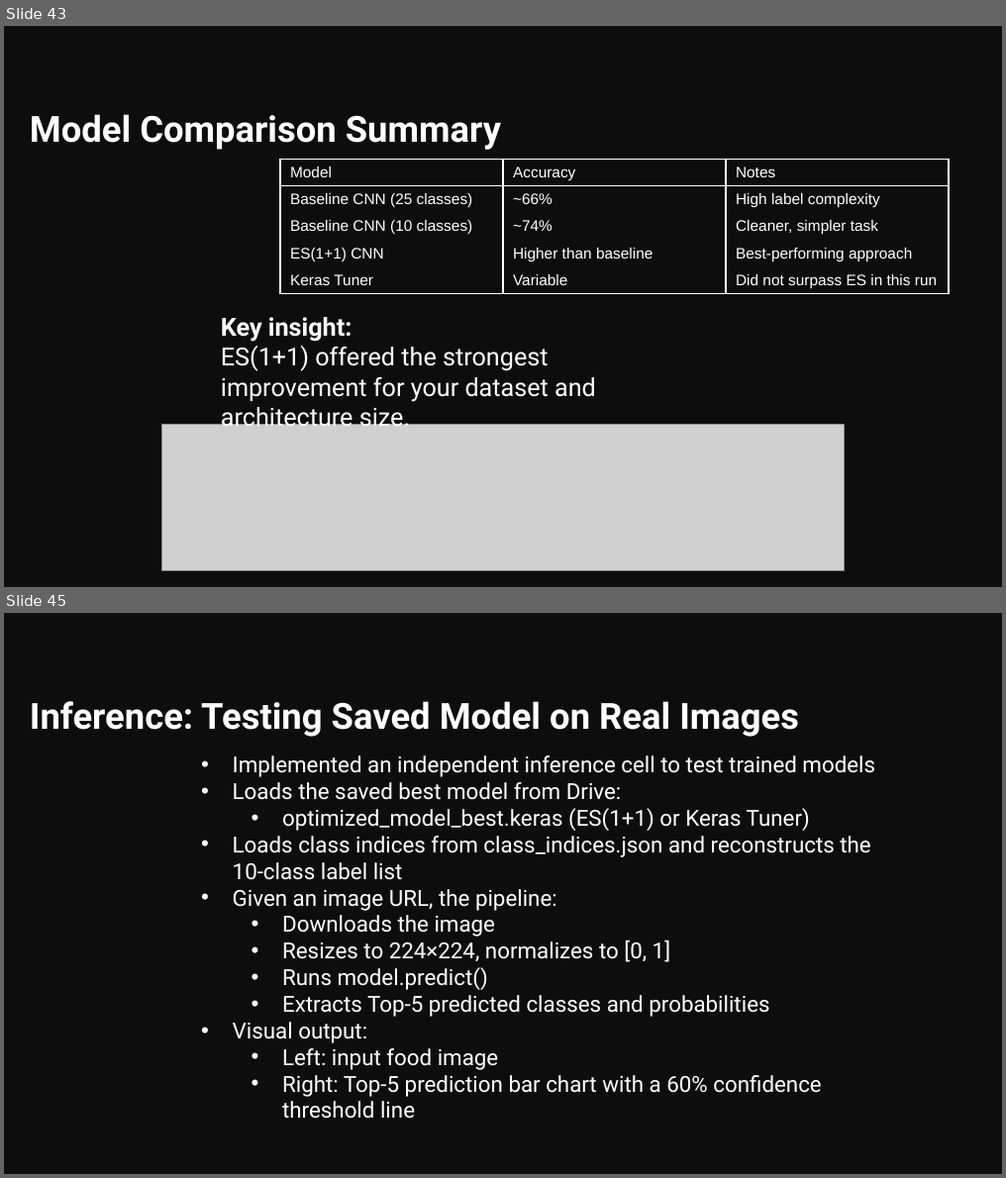
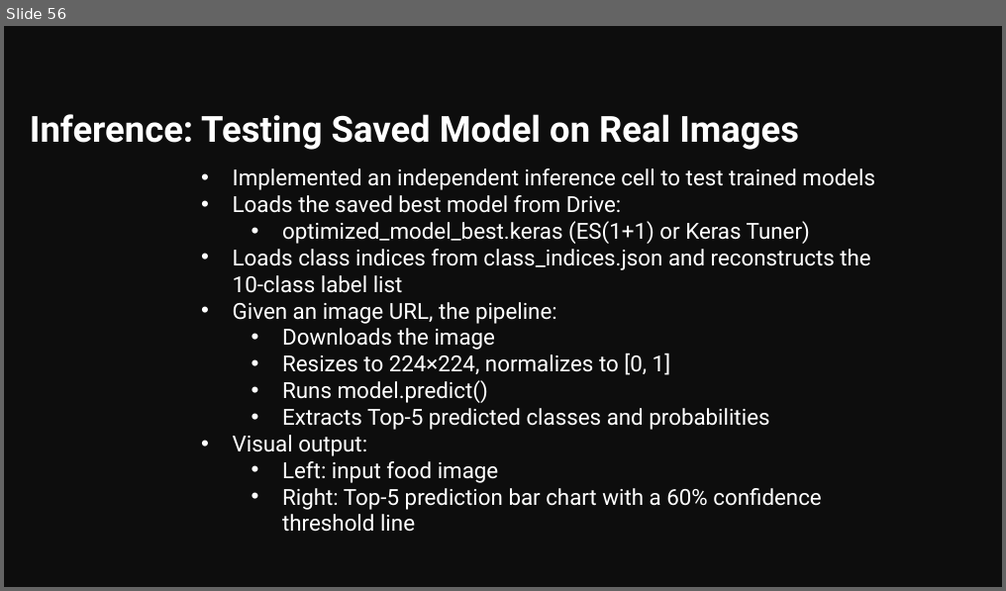
Before and after one commit to HAR5HA-7663/MCS-5993-Evolutionary-Computation-and-Deep-Learning, a slide deck: Term-project_Deep_Food_image_classifier/Deep Food Image Classifier [mid-update].pptx. Shown one above the other, each under a label of ours: slides 43 and 45 before the commit, slide 56 after it; the slides between them are not shown. The pictures are 1006x1178 and 1006x591 pixels, drawn with LibreOffice and Linux fonts; fonts in the diff are those of the drawing; grey boxes stand for pictures. Boxes give left, top, right and bottom in pixels: in the first picture for what was removed or moved away, otherwise in the second. Text is boxed around its words. In the diff, an @@ line names an element or a change of style, - is before the commit and + after.

Commit message:
Update Deep Food Image Classifier presentation with latest changes

```diff
--- a/Term-project_Deep_Food_image_classifier/Deep Food Image Classifier [mid-update].pptx
+++ b/Term-project_Deep_Food_image_classifier/Deep Food Image Classifier [mid-update].pptx
@@ slide 43 removed at [4, 26, 1002, 587], background #0D0D0D @@
@@ title removed at [30, 114, 501, 150] @@
-Model Comparison Summary
@@ table removed at [280, 159, 948, 300], 5 rows, 3 columns @@
-Model | Accuracy | Notes
-Baseline CNN (25 classes) | ~66% | High label complexity
-Baseline CNN (10 classes) | ~74% | Cleaner, simpler task
-ES(1+1) CNN | Higher than baseline | Best-performing approach
-Keras Tuner | Variable | Did not surpass ES in this run
@@ text removed at [221, 317, 596, 432] @@
-Key insight:
-ES(1+1) offered the strongest improvement for your dataset and architecture size.
@@ picture removed at [161, 424, 844, 570] @@
@@ what was slide 45 is now slide 56 @@
```
Also in this commit, not shown: 5 slides changed, 15 slides added, 3 other slides removed.
